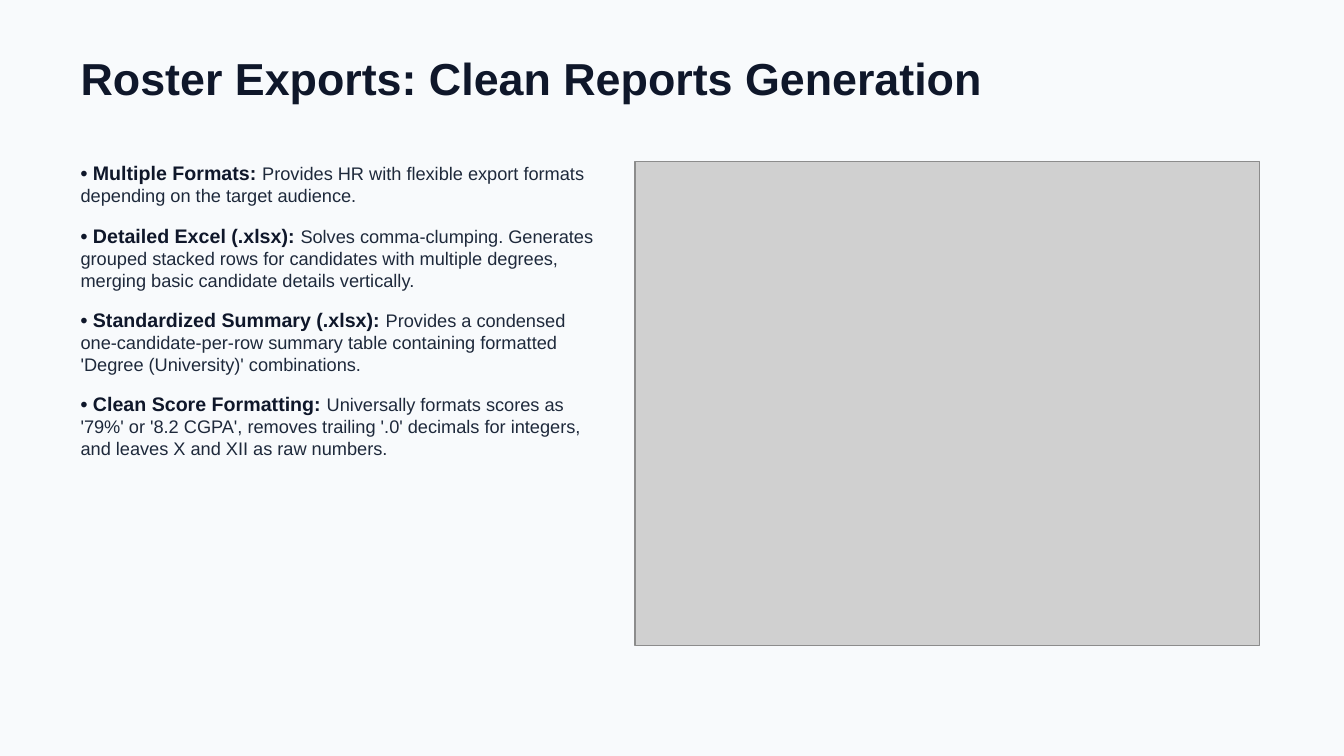
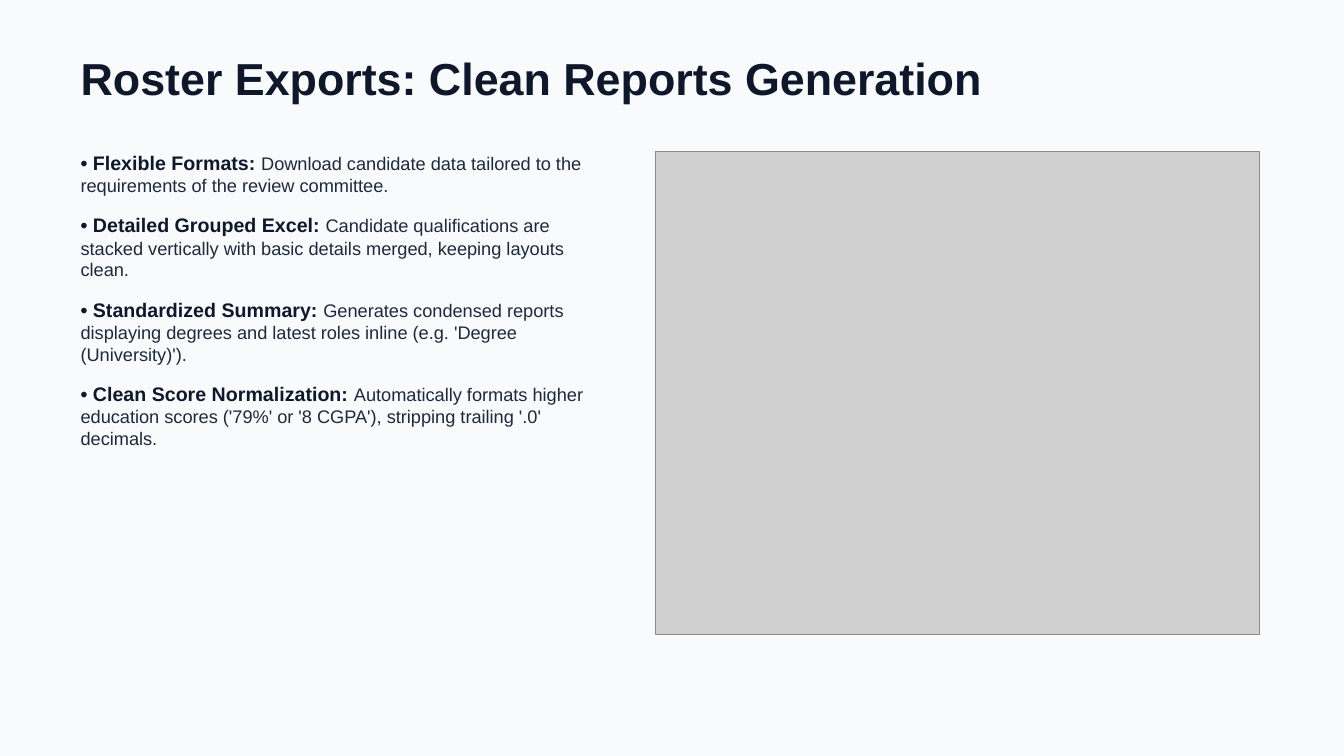
Before and after one commit to aws-ris/HR-Career-Portal, a slide deck: slide 9 of resources/HR_Portal_Presentation.pptx. Drawn at 1344x756 pixels with LibreOffice and Linux fonts; fonts in the diff are those of the drawing; grey boxes stand for pictures. Boxes give left, top, right and bottom in pixels: in the first picture for what was removed or moved away, otherwise in the second. Text is boxed around its words. In the diff, an @@ line names an element or a change of style, - is before the commit and + after.

```diff
--- a/resources/HR_Portal_Presentation.pptx
+++ b/resources/HR_Portal_Presentation.pptx
@@ text at (81,155,583,445): text changed @@
-• Multiple Formats: Provides HR with flexible export formats depending on the target audience.
-• Detailed Excel (.xlsx): Solves comma-clumping. Generates grouped stacked rows for candidates with multiple degrees, merging basic candidate details vertically.
-• Standardized Summary (.xlsx): Provides a condensed one-candidate-per-row summary table containing formatted 'Degree (University)' combinations.
-• Clean Score Formatting: Universally formats scores as '79%' or '8.2 CGPA', removes trailing '.0' decimals for integers, and leaves X and XII as raw numbers.
+• Flexible Formats: Download candidate data tailored to the requirements of the review committee.
+• Detailed Grouped Excel: Candidate qualifications are stacked vertically with basic details merged, keeping layouts clean.
+• Standardized Summary: Generates condensed reports displaying degrees and latest roles inline (e.g. 'Degree (University)').
+• Clean Score Normalization: Automatically formats higher education scores ('79%' or '8 CGPA'), stripping trailing '.0' decimals.
@@ picture: place and size @@
-picture at (635,161,1260,645)
+picture at (655,151,1260,635)
```
Also in this commit, not shown: 9 other slides changed.
